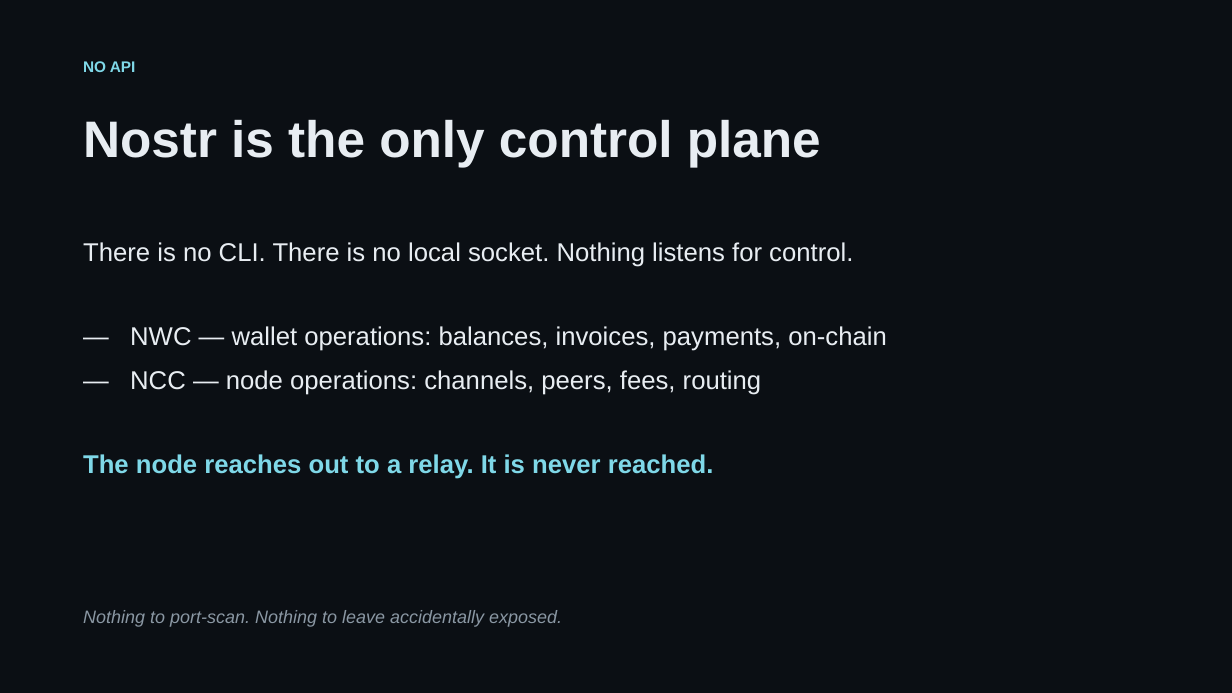
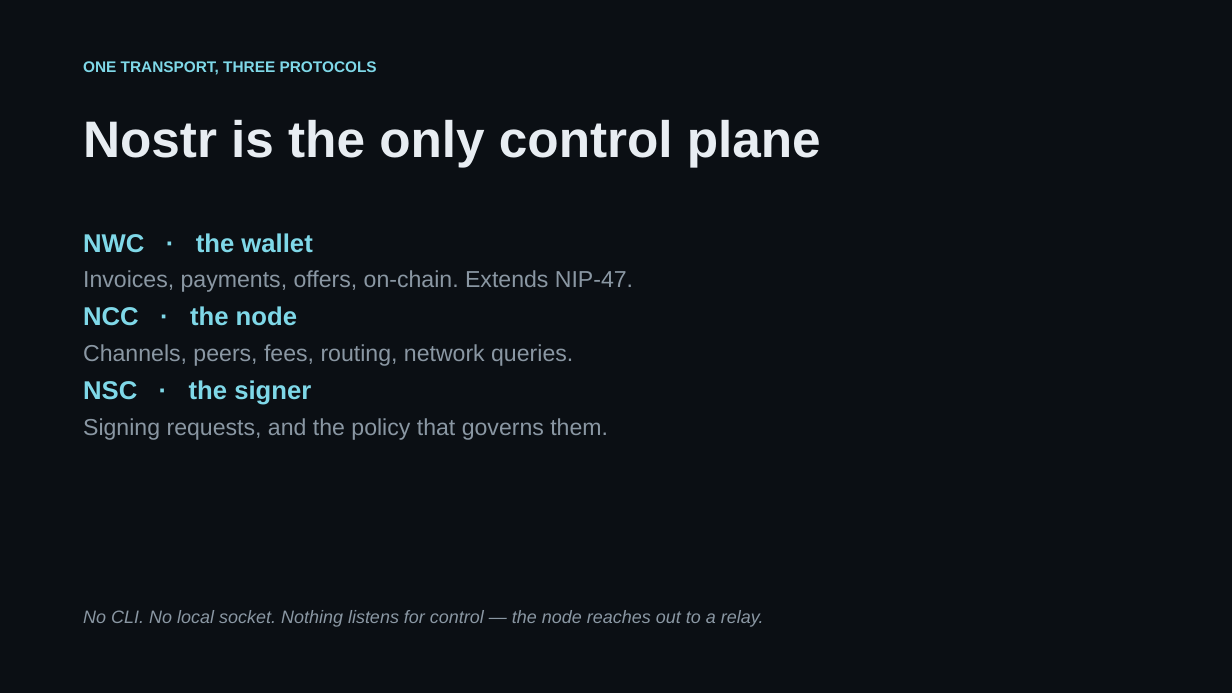
Before and after one commit to DarkWebDivingClub/dln-node, a slide deck: slide 5 of doc/diamond-lightning-node.pptx (slide 4 before the commit). Drawn at 1232x693 pixels with LibreOffice and Linux fonts; fonts in the diff are those of the drawing. Boxes give left, top, right and bottom in pixels: in the first picture for what was removed or moved away, otherwise in the second. Text is boxed around its words. In the diff, an @@ line names an element or a change of style, - is before the commit and + after.

Commit message:
Rebuild the deck around the three roles and three protocols
The README's framing is better than the one the deck was built on, so
the deck follows it: Owner, User and Controller as separate roles, and
NWC, NCC and NSC as separate protocols over one transport.

Adds the architecture diagram as its own slide, inverted for the dark
theme — the enclave box comes out in the accent colour, which is a
happy accident.

The point that carries the whole argument is now stated as its own
slide: a user or controller cannot make the signer approve an operation
outside the Owner's policy merely by controlling dln-node.

```diff
--- a/doc/diamond-lightning-node.pptx
+++ b/doc/diamond-lightning-node.pptx
@@ text at (83,61,377,75): text changed @@
-NO API
+ONE TRANSPORT, THREE PROTOCOLS
@@ text at (83,233,633,440): text changed; size 20 to 18 pt; text colour #E8EDF2 to #8A97A3 @@
-There is no CLI. There is no local socket. Nothing listens for control.
-— NWC — wallet operations: balances, invoices, payments, on-chain
-— NCC — node operations: channels, peers, fees, routing
-The node reaches out to a relay. It is never reached.
+NWC · the wallet
+Invoices, payments, offers, on-chain. Extends NIP-47.
+NCC · the node
+Channels, peers, fees, routing, network queries.
+NSC · the signer
+Signing requests, and the policy that governs them.
@@ text at (83,610,764,627): text changed @@
-Nothing to port-scan. Nothing to leave accidentally exposed.
+No CLI. No local socket. Nothing listens for control — the node reaches out to a relay.
```
Also in this commit, not shown: 3 other slides changed, 2 slides added, 2 slides removed.
